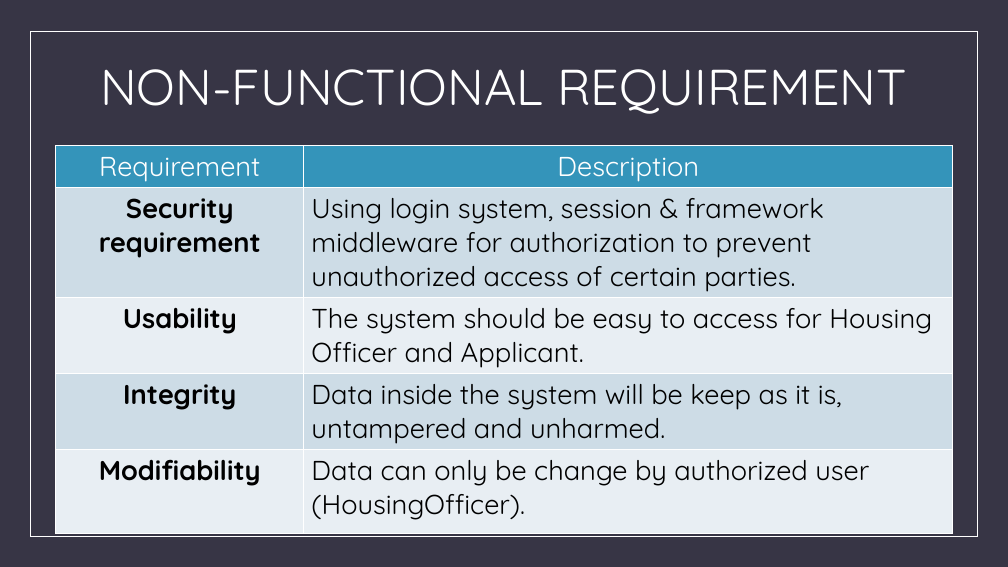
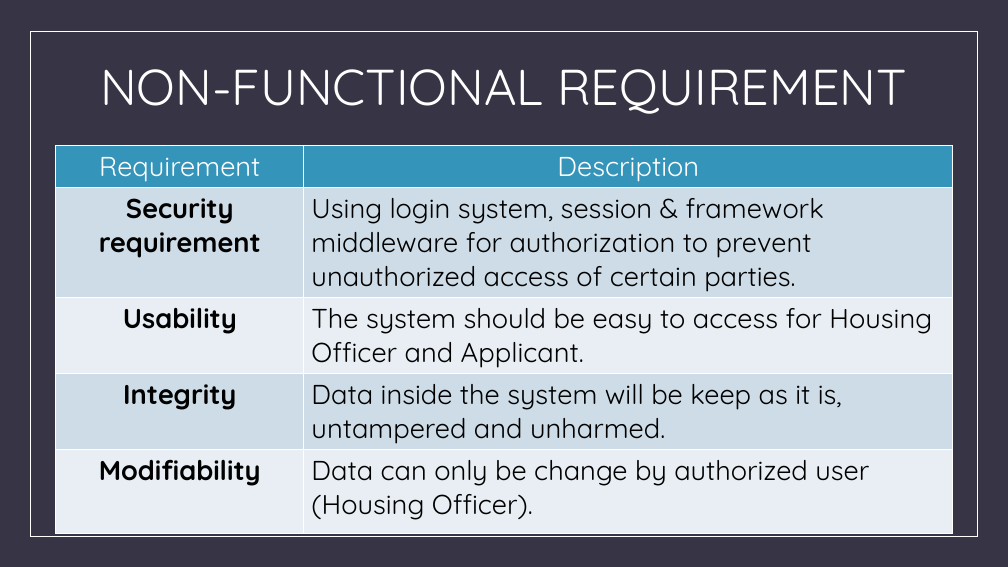
Before and after one commit to aldobagus725/Web-Based-Information-System-for-Micro-Housing-System-in-Kuala-Lumpur, a slide deck: slide 4 of ASS 3 Document/ASS3_BIT302_E1700882_E1700873_PowerPoint.pptx. Drawn at 1008x567 pixels with LibreOffice and Linux fonts; fonts in the diff are those of the drawing. Boxes give left, top, right and bottom in pixels: in the first picture for what was removed or moved away, otherwise in the second. Text is boxed around its words. In the diff, an @@ line names an element or a change of style, - is before the commit and + after.

```diff
--- a/ASS 3 Document/ASS3_BIT302_E1700882_E1700873_PowerPoint.pptx
+++ b/ASS 3 Document/ASS3_BIT302_E1700882_E1700873_PowerPoint.pptx
@@ table at <box>56,145,953,524</box> @@
-row 5, column 2: Data can only be change by authorized user (HousingOfficer).
+row 5, column 2: Data can only be change by authorized user (Housing Officer).
```
Also in this commit, not shown: 1 other slide changed, 24 other files.
